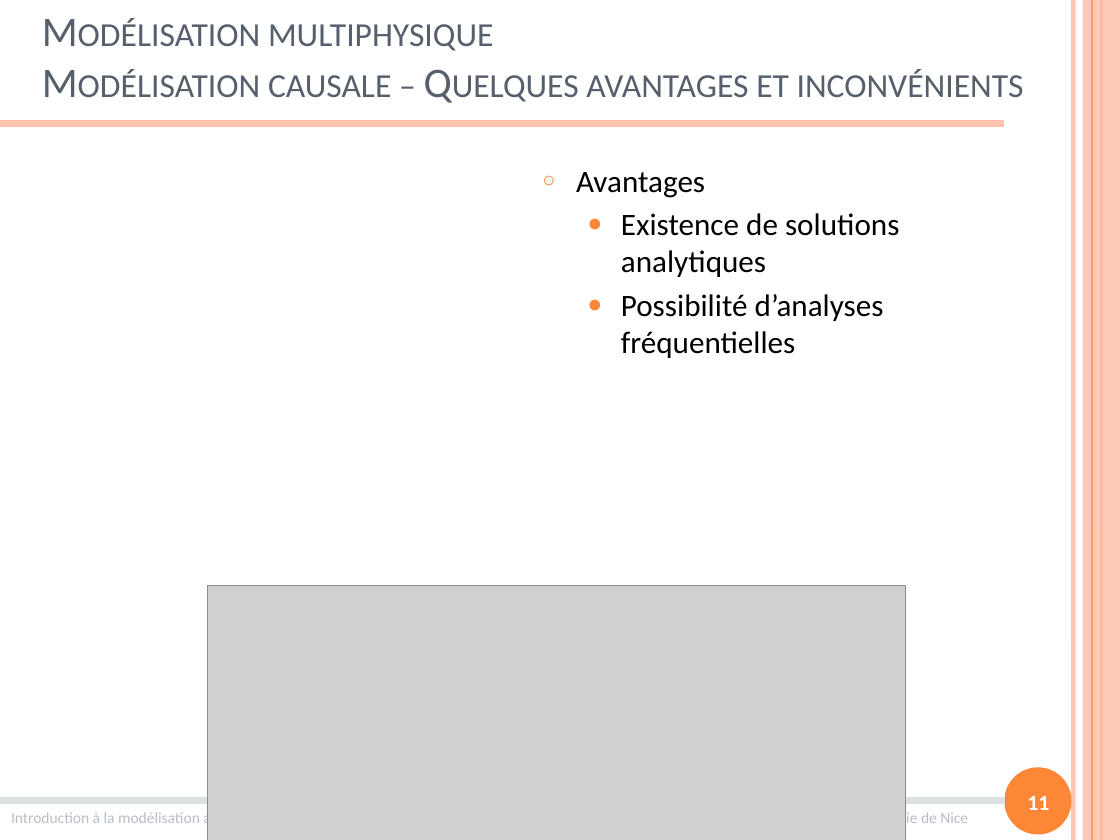
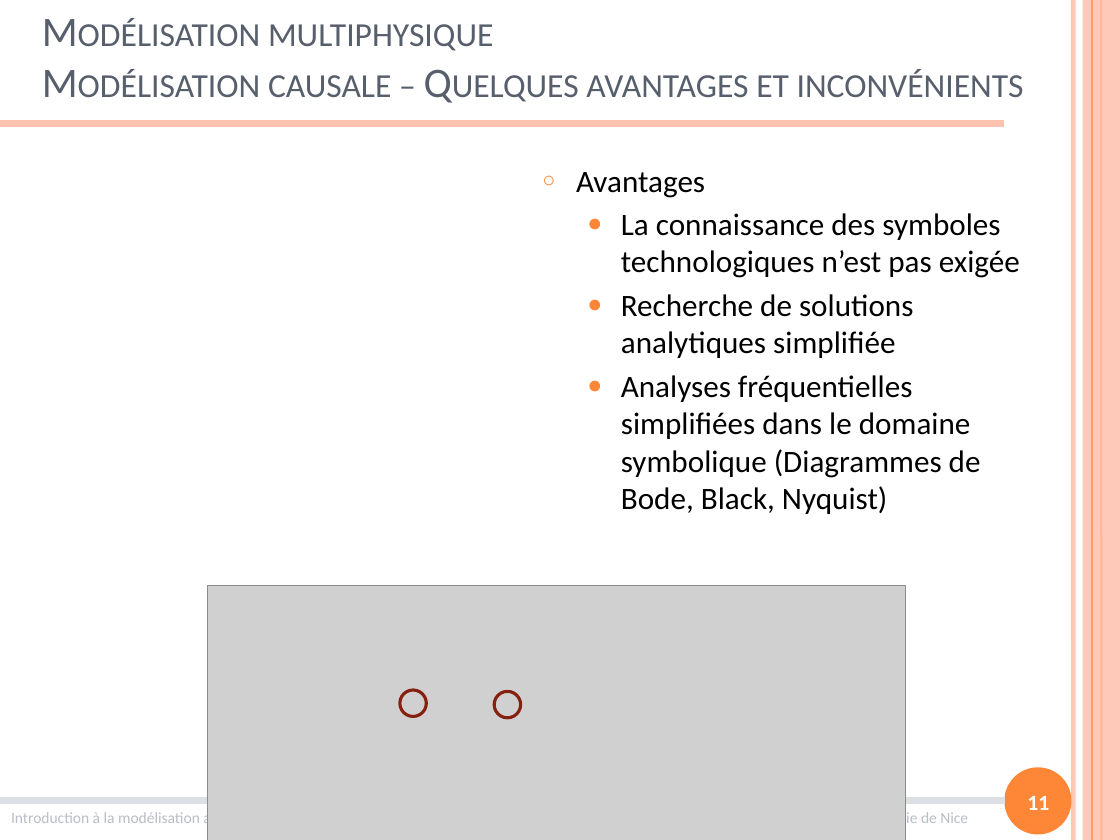
Before and after one commit to xpessoles/Formations, a slide deck: slide 11 of ModelisationMultiphysique/ModelisationMultiphysique.pptx. Drawn at 1120x840 pixels with LibreOffice and Linux fonts; fonts in the diff are those of the drawing; grey boxes stand for pictures. Boxes give left, top, right and bottom in pixels: in the first picture for what was removed or moved away, otherwise in the second. Text is boxed around its words. In the diff, an @@ line names an element or a change of style, - is before the commit and + after.

```diff
--- a/ModelisationMultiphysique/ModelisationMultiphysique.pptx
+++ b/ModelisationMultiphysique/ModelisationMultiphysique.pptx
@@ text at [621,213,1020,514]: text changed @@
-  ● Existence de solutions analytiques
-  ● Possibilité d’analyses fréquentielles
+  ● La connaissance des symboles technologiques n’est pas exigée
+  ● Recherche de solutions analytiques simplifiée
+  ● Analyses fréquentielles simplifiées dans le domaine symbolique (Diagrammes de Bode, Black, Nyquist)
@@ ellipse added at [400,690,427,717], outline #862110 2 pt @@
@@ ellipse added at [494,691,521,718], outline #862110 2 pt @@
```
Also in this commit, not shown: 4 other slides changed, 1 slide added, 7 other files.
